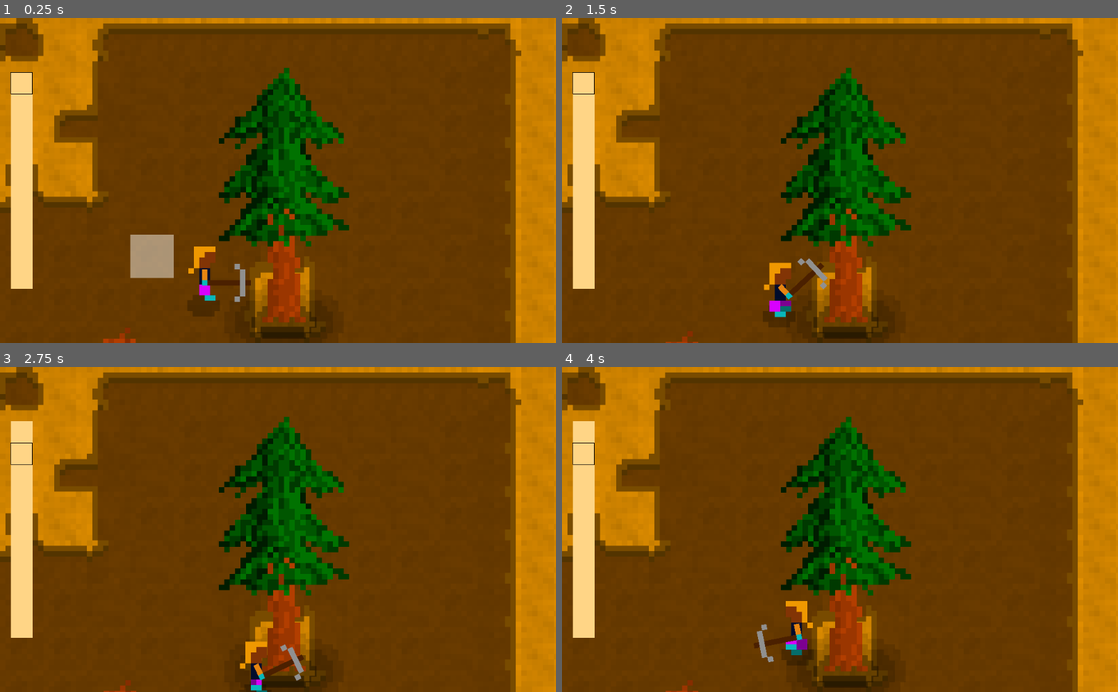
Above: before the commit, frames 1-4 (two rows, left to right).
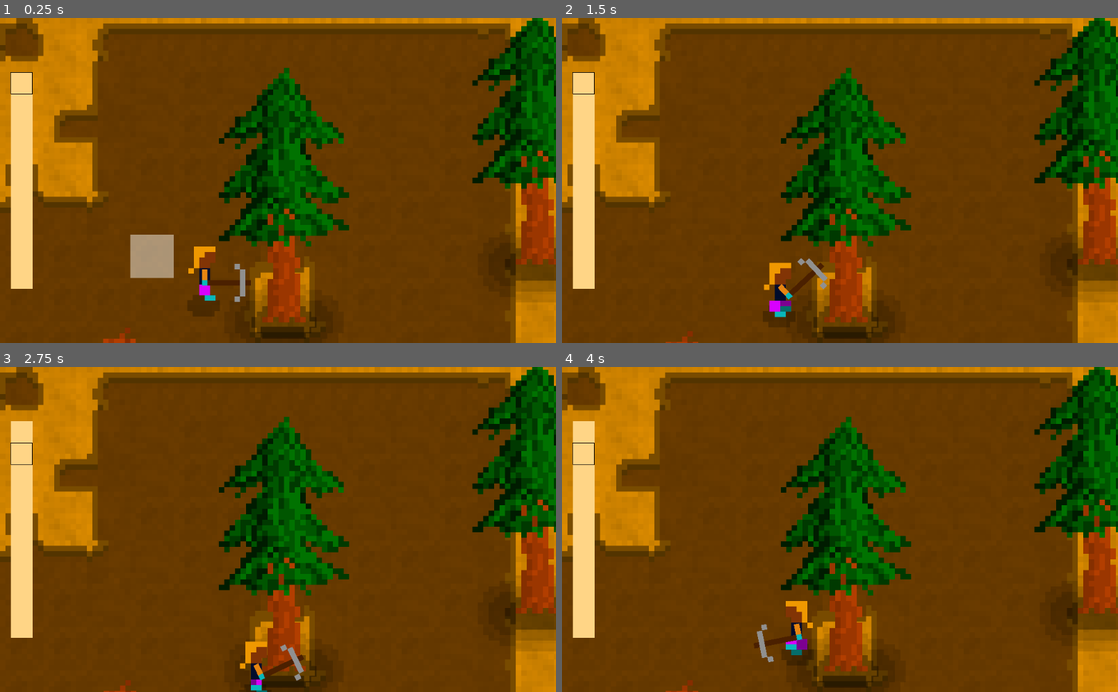
Above: after the commit, the same moments.

Repository: xarvh/residuals
Game: Godot game, scene res://scenes/map/Main.tscn
Same seed, same stepped clock (60 frames per second), same inputs: the game is played once before the commit and once after it. Sound files missing from this copy of the repository are replaced by a short silence.
Inputs (mouse positions are in pixels of both pictures, inside the frame that each line leads up to):
- Up to frame 1 (0.25 s): no input
- Up to frame 2 (1.5 s): tap Enter (ui_accept) at 0.5, 0.77 s; move the mouse to (962, 164) at 0.52 s; hold Right (ui_right) 0.53-1.28 s; tap A (SelectNextTool) at 0.6 s; move the mouse to (728, 196) at 1.27 s; hold Down (ui_down) from 1.28 s (still down); tap Q (SelectPrevTool) at 1.35 s
- Up to frame 3 (2.75 s): tap Enter (ui_accept) at 1.52 s; move the mouse to (333, 458) at 2.02 s; release Down (ui_down) at 2.03 s; hold Right (ui_right) from 2.03 s (still down); tap A (SelectNextTool) at 2.1 s
- Up to frame 4 (4 s): move the mouse to (812, 594) at 2.77 s; release Right (ui_right) at 2.78 s; hold Up (ui_up) 2.78-3.53 s; tap Q (SelectPrevTool) at 2.85 s; tap Enter (ui_accept) at 3.02, 3.77 s; move the mouse to (1006, 578) at 3.52 s; hold Left (ui_left) from 3.53 s (still down); tap A (SelectNextTool) at 3.6 s

The runs differ from the first frame. In frame 1, 8.4% of the frame differs, in the area x 84-100%, y 0-88%; in frame 2, 8.4%; in frame 3, 8.4%; in frame 4, 8.4%.

Commit message:
Move tree in its scene

Diff:
--- a/scenes/map/Main.tscn
+++ b/scenes/map/Main.tscn
@@ -1,14 +1,10 @@
-[gd_scene load_steps=18 format=2]
+[gd_scene load_steps=12 format=2]
 
-[ext_resource path="res://scenes/tree/tree.png" type="Texture" id=1]
-[ext_resource path="res://scenes/tree/Tree.gd" type="Script" id=2]
+[ext_resource path="res://scenes/tree/Tree.tscn" type="PackedScene" id=1]
 [ext_resource path="res://scenes/map/tileset.tres" type="TileSet" id=3]
 [ext_resource path="res://shaders/ColorizeRGB.shader" type="Shader" id=4]
 [ext_resource path="res://scenes/drop/Drop.tscn" type="PackedScene" id=5]
-[ext_resource path="res://scenes/tree/axeOnWood.wav" type="AudioStream" id=6]
 [ext_resource path="res://scenes/human/collect.wav" type="AudioStream" id=7]
-[ext_resource path="res://scenes/tree/treeShadow.png" type="Texture" id=8]
-[ext_resource path="res://scenes/tree/treeFalls.wav" type="AudioStream" id=9]
 [ext_resource path="res://scenes/human/HumanPlayer.gd" type="Script" id=10]
 [ext_resource path="res://scenes/map/MapManager.gd" type="Script" id=11]
 [ext_resource path="res://scenes/human/HumanCharacter.tscn" type="PackedScene" id=12]
@@ -27,24 +23,6 @@
 random_pitch = 3.0
 
 [sub_resource type="CircleShape2D" id=3]
-
-[sub_resource type="ShaderMaterial" id=4]
-shader = ExtResource( 4 )
-shader_param/r0 = Color( 0, 0, 0, 1 )
-shader_param/r1 = Color( 0.701961, 0.247059, 0, 1 )
-shader_param/g0 = Color( 0, 0, 0, 1 )
-shader_param/g1 = Color( 0, 0.45098, 0, 1 )
-shader_param/b0 = Color( 0, 0, 0, 1 )
-shader_param/b1 = Color( 0, 0, 1, 1 )
-
-[sub_resource type="ShaderMaterial" id=5]
-shader = ExtResource( 4 )
-shader_param/r0 = Color( 0, 0, 0, 1 )
-shader_param/r1 = Color( 0, 0, 0, 0.12549 )
-shader_param/g0 = Color( 0, 0, 0, 1 )
-shader_param/g1 = Color( 0, 0, 0, 0.25098 )
-shader_param/b0 = Color( 0, 0, 0, 1 )
-shader_param/b1 = Color( 0, 0, 0, 0.501961 )
 
 [node name="ViewportManager" type="Control"]
 anchor_right = 1.0
@@ -122,36 +100,10 @@
 [node name="CollisionShape2D" type="CollisionShape2D" parent="Map/YSort/Player/DropPickupArea"]
 shape = SubResource( 3 )
 
-[node name="Tree" type="Node2D" parent="Map/YSort"]
-material = SubResource( 4 )
-position = Vector2( 52, 55 )
-script = ExtResource( 2 )
+[node name="Tree" parent="Map/YSort" instance=ExtResource( 1 )]
 
-[node name="Stump" type="Sprite" parent="Map/YSort/Tree"]
-material = SubResource( 4 )
-texture = ExtResource( 1 )
-offset = Vector2( 0.339409, -22.8113 )
-hframes = 2
-
-[node name="Trunk" type="Sprite" parent="Map/YSort/Tree"]
-material = SubResource( 4 )
-position = Vector2( 0.237793, -3.39476 )
-texture = ExtResource( 1 )
-offset = Vector2( 0.101616, -19.4165 )
-hframes = 2
-frame = 1
-
-[node name="Shadow" type="Sprite" parent="Map/YSort/Tree"]
-material = SubResource( 5 )
-position = Vector2( 0.299999, 1.20001 )
-z_index = -1
-texture = ExtResource( 8 )
-
-[node name="AxeOnWood" type="AudioStreamPlayer2D" parent="Map/YSort/Tree"]
-stream = ExtResource( 6 )
-
-[node name="TreeFalls" type="AudioStreamPlayer2D" parent="Map/YSort/Tree"]
-stream = ExtResource( 9 )
+[node name="Tree2" parent="Map/YSort" instance=ExtResource( 1 )]
+position = Vector2( 98.654, 44.2735 )
 
 [node name="Drop" parent="Map/YSort" instance=ExtResource( 5 )]
 position = Vector2( 21.5235, 57.0664 )
--- /dev/null
+++ b/scenes/tree/Tree.tscn
@@ -0,0 +1,57 @@
+[gd_scene load_steps=9 format=2]
+
+[ext_resource path="res://scenes/tree/Tree.gd" type="Script" id=1]
+[ext_resource path="res://scenes/tree/treeShadow.png" type="Texture" id=2]
+[ext_resource path="res://shaders/ColorizeRGB.shader" type="Shader" id=3]
+[ext_resource path="res://scenes/tree/treeFalls.wav" type="AudioStream" id=4]
+[ext_resource path="res://scenes/tree/axeOnWood.wav" type="AudioStream" id=5]
+[ext_resource path="res://scenes/tree/tree.png" type="Texture" id=6]
+
+[sub_resource type="ShaderMaterial" id=1]
+shader = ExtResource( 3 )
+shader_param/r0 = Color( 0, 0, 0, 1 )
+shader_param/r1 = Color( 0.701961, 0.247059, 0, 1 )
+shader_param/g0 = Color( 0, 0, 0, 1 )
+shader_param/g1 = Color( 0, 0.45098, 0, 1 )
+shader_param/b0 = Color( 0, 0, 0, 1 )
+shader_param/b1 = Color( 0, 0, 1, 1 )
+
+[sub_resource type="ShaderMaterial" id=2]
+shader = ExtResource( 3 )
+shader_param/r0 = Color( 0, 0, 0, 1 )
+shader_param/r1 = Color( 0, 0, 0, 0.12549 )
+shader_param/g0 = Color( 0, 0, 0, 1 )
+shader_param/g1 = Color( 0, 0, 0, 0.25098 )
+shader_param/b0 = Color( 0, 0, 0, 1 )
+shader_param/b1 = Color( 0, 0, 0, 0.501961 )
+
+[node name="Tree" type="Node2D"]
+material = SubResource( 1 )
+position = Vector2( 52, 55 )
+script = ExtResource( 1 )
+
+[node name="Stump" type="Sprite" parent="."]
+material = SubResource( 1 )
+texture = ExtResource( 6 )
+offset = Vector2( 0.339409, -22.8113 )
+hframes = 2
+
+[node name="Trunk" type="Sprite" parent="."]
+material = SubResource( 1 )
+position = Vector2( 0.237793, -3.39476 )
+texture = ExtResource( 6 )
+offset = Vector2( 0.101616, -19.4165 )
+hframes = 2
+frame = 1
+
+[node name="Shadow" type="Sprite" parent="."]
+material = SubResource( 2 )
+position = Vector2( 0.299999, 1.20001 )
+z_index = -1
+texture = ExtResource( 2 )
+
+[node name="AxeOnWood" type="AudioStreamPlayer2D" parent="."]
+stream = ExtResource( 5 )
+
+[node name="TreeFalls" type="AudioStreamPlayer2D" parent="."]
+stream = ExtResource( 4 )
